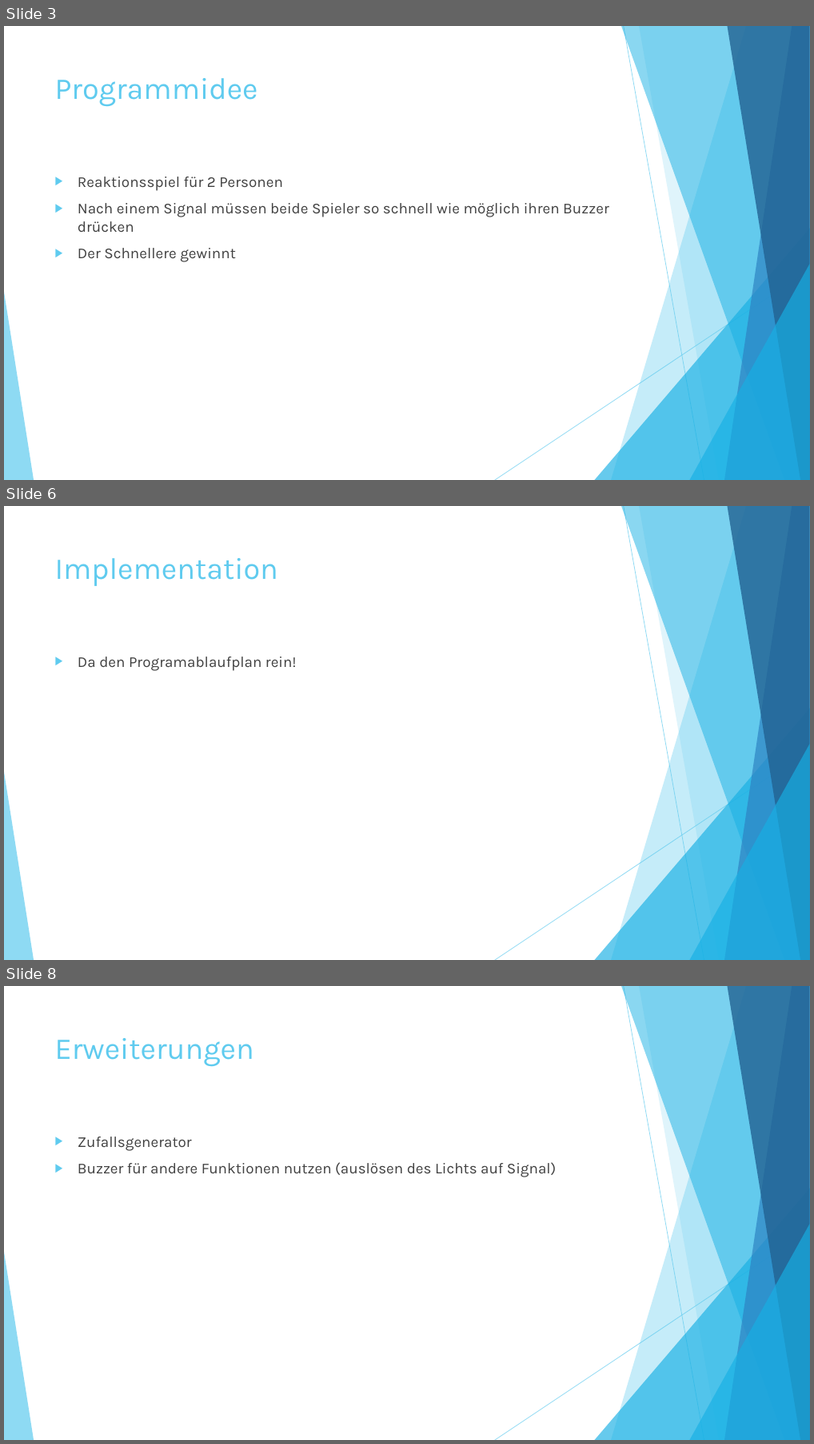
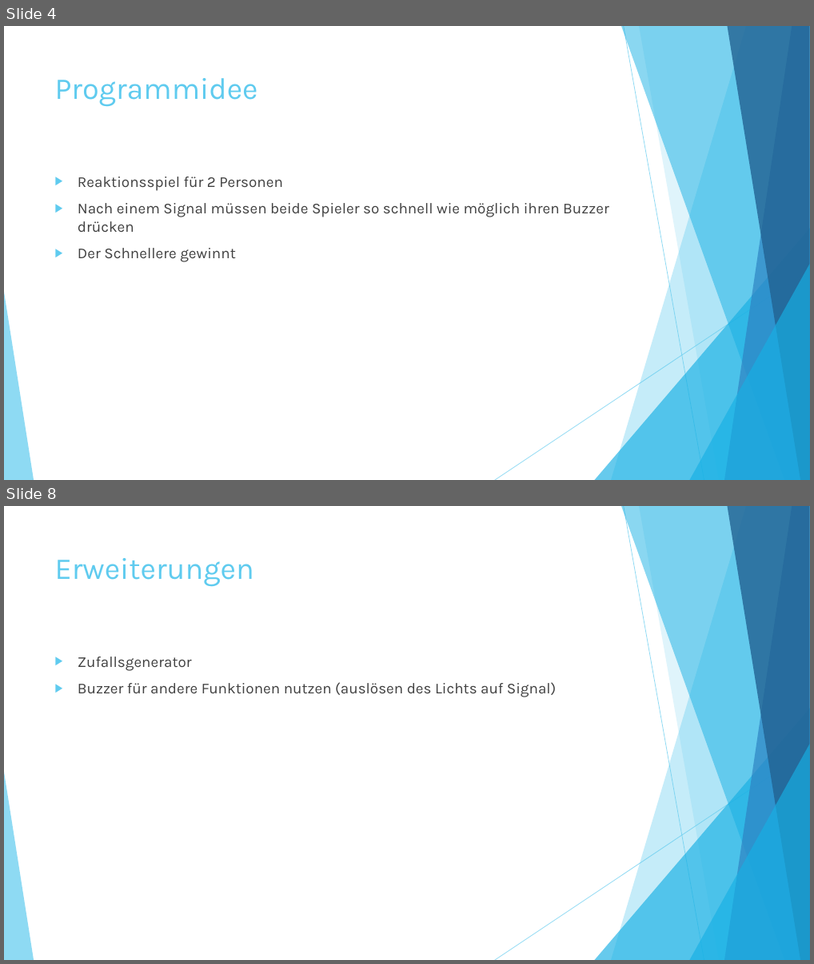
Before and after one commit to assamblerbuzzer/Buzzer, a slide deck: Buzzer.pptx. Shown one above the other, each under a label of ours: slides 3, 6 and 8 before the commit, slides 4 and 8 after it; the slides between them are not shown. The pictures are 814x1444 and 814x964 pixels, drawn with LibreOffice and Linux fonts; fonts in the diff are those of the drawing. Boxes give left, top, right and bottom in pixels: in the first picture for what was removed or moved away, otherwise in the second. Text is boxed around its words. In the diff, an @@ line names an element or a change of style, - is before the commit and + after.

```diff
--- a/Buzzer.pptx
+++ b/Buzzer.pptx
@@ slide 6 removed at (4,506,810,960), background #FFFFFF; not listed: 10 template elements that a slide beside it also shows @@
@@ title removed at (55,558,278,586) @@
-Implementation
@@ text removed at (78,656,297,671) @@
-▶ Da den Programablaufplan rein!
@@ what was slide 3 is now slide 4 @@
```
Also in this commit, not shown: 1 slide changed, 1 slide added.
